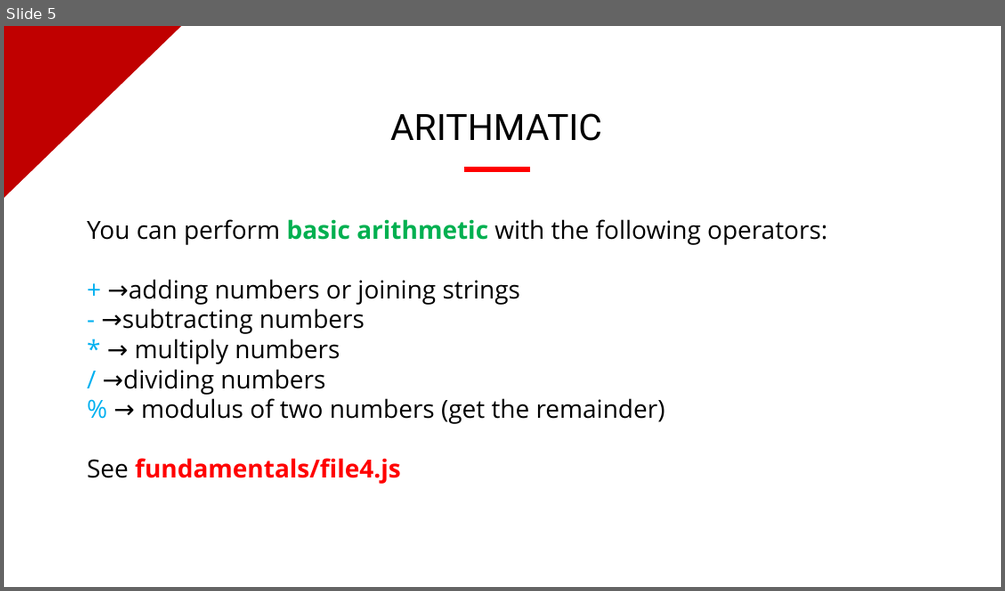
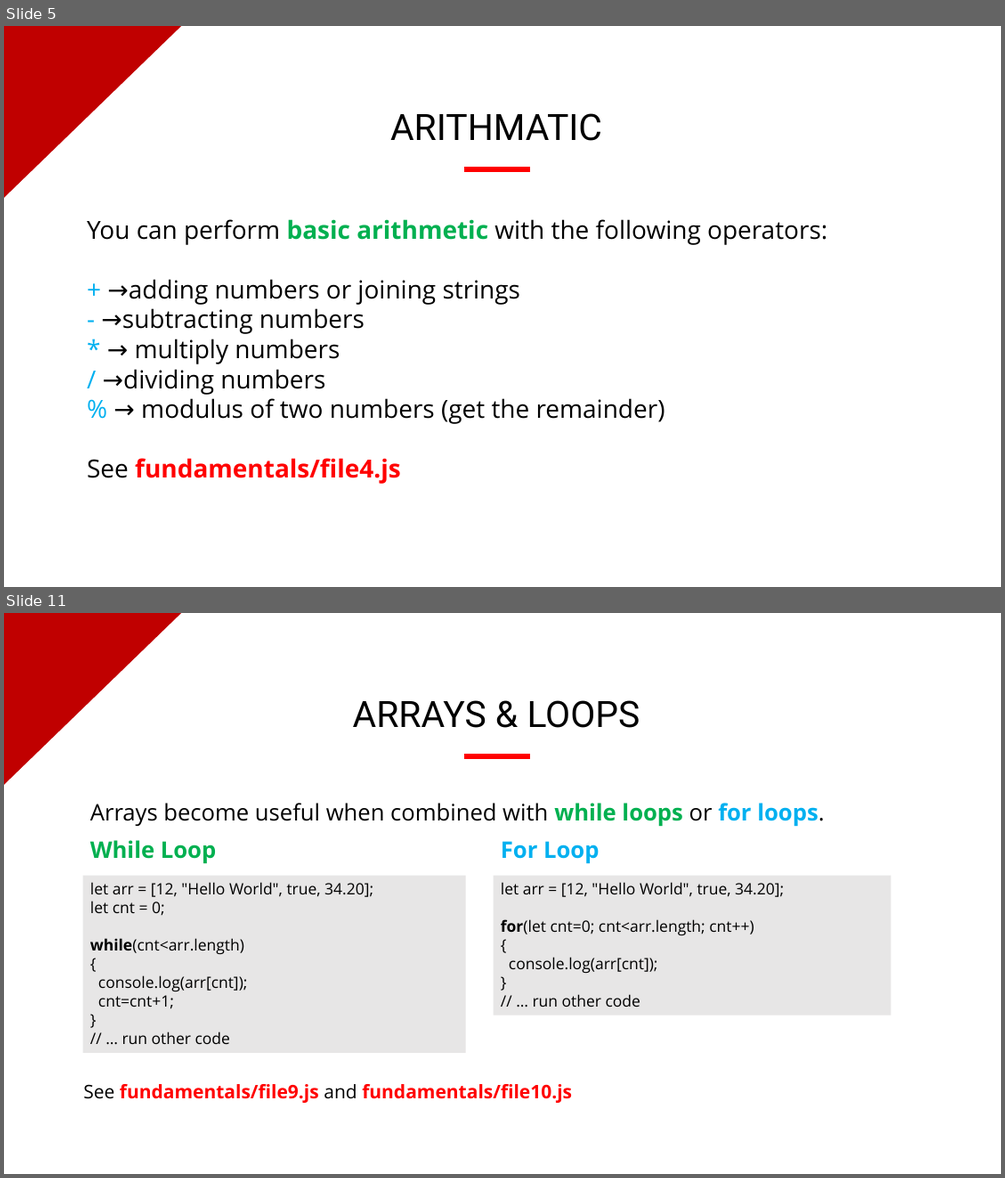
Before and after one commit to evermight/fullstack-training, a slide deck: crash-course/20230624-shell-js-python-php/fundamentals-of-coding.pptx. Shown one above the other, each under a label of ours: slide 5 before the commit, slides 5 and 11 after it; the slides between them are not shown. The pictures are 1005x591 and 1005x1178 pixels, drawn with LibreOffice and Linux fonts; fonts in the diff are those of the drawing; background and template pictures are left out. Boxes give left, top, right and bottom in pixels: in the first picture for what was removed or moved away, otherwise in the second. Text is boxed around its words. In the diff, an @@ line names an element or a change of style, - is before the commit and + after.

```diff
--- a/crash-course/20230624-shell-js-python-php/fundamentals-of-coding.pptx
+++ b/crash-course/20230624-shell-js-python-php/fundamentals-of-coding.pptx
@@ slide 11 added at (4,613,1001,1174), background picture (left out); not listed: 1 template element that a slide beside it also shows @@
@@ text added at (353,700,640,728), 35 pt, text #000000 @@
+ARRAYS & LOOPS
@@ rectangle added at (465,755,530,758), fill #FF0000, outline #FF0000 1 pt @@
@@ text added at (90,803,824,827), 22 pt, text #000000 @@
+Arrays become useful when combined with while loops or for loops.
@@ text added at (90,840,216,864), 22 pt, text #00B050, bold @@
+While Loop
@@ text added at (501,841,599,864), 22 pt, text #00B0F0, bold @@
+For Loop
@@ rectangle added at (82,876,465,1053), fill #E7E6E6, 15 pt, text #000000 @@
+let arr = [12, "Hello World", true, 34.20];
+let cnt = 0;
+while(cnt<arr.length)
+{
+console.log(arr[cnt]);
+cnt=cnt+1;
+}
+// … run other code
@@ rectangle added at (493,876,890,1015), fill #E7E6E6, 15 pt, text #000000 @@
+let arr = [12, "Hello World", true, 34.20];
+for(let cnt=0; cnt<arr.length; cnt++)
+{
+console.log(arr[cnt]);
+}
+// … run other code
@@ text added at (83,1084,572,1103), 18 pt, text #FF0000, bold @@
+See fundamentals/file9.js and fundamentals/file10.js
```
Also in this commit, not shown: 7 slides changed, 2 other slides added, 20 slides removed, 29 other files.
